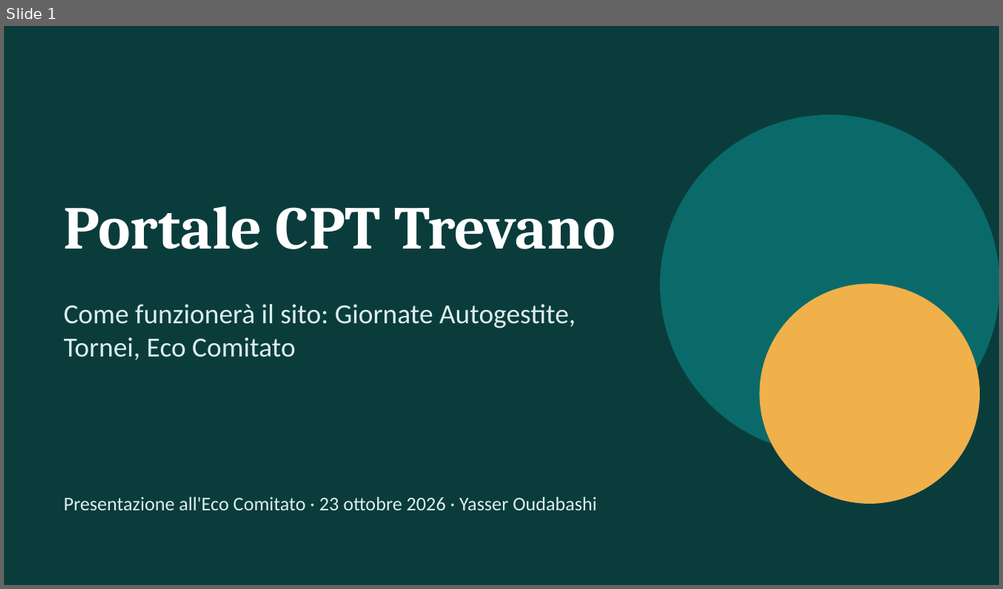
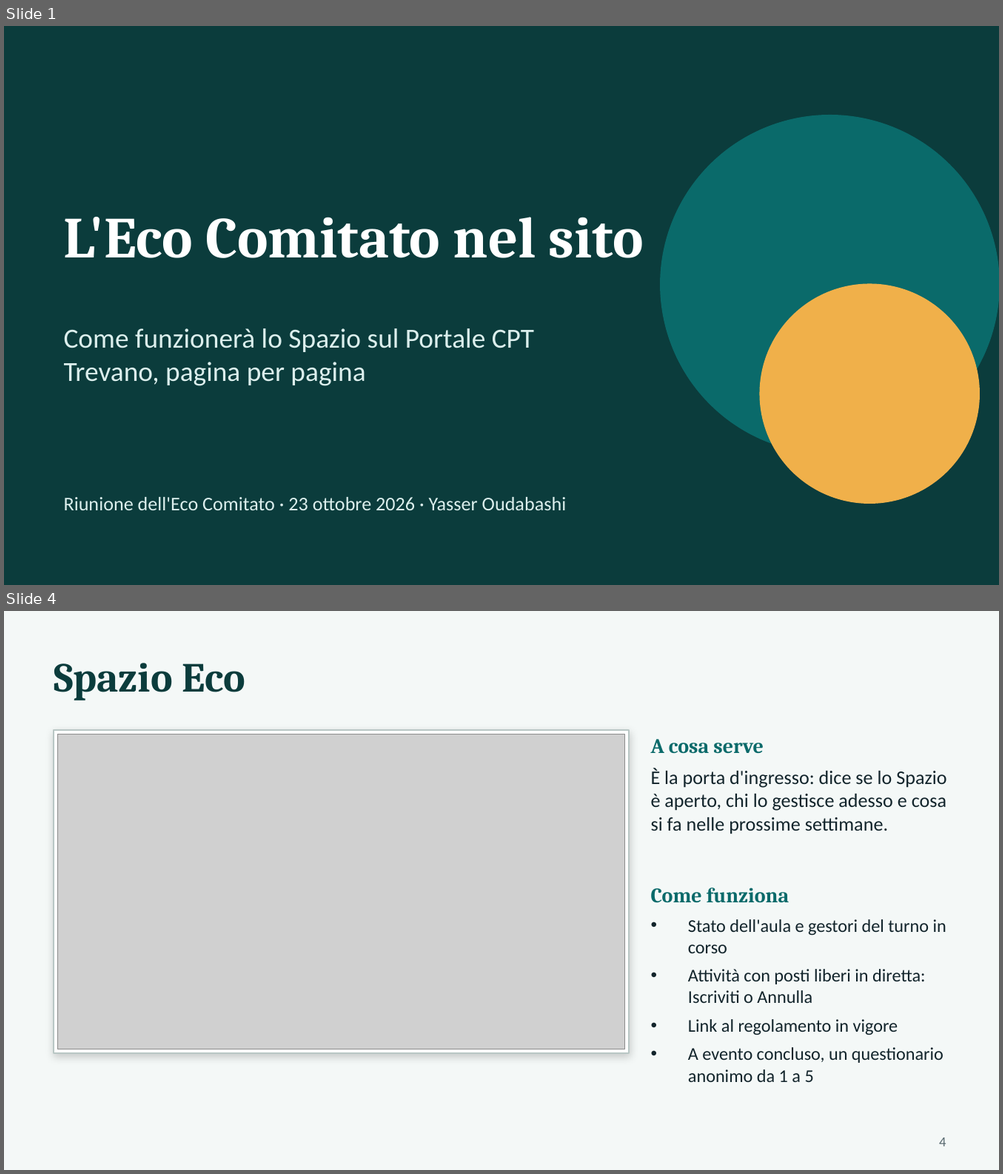
Before and after one commit to YasserOudabashi/CptSite, a slide deck: Presentazione/Presentazione_Sito_23-10-2026.pptx. Shown one above the other, each under a label of ours: slide 1 before the commit, slides 1 and 4 after it; the slides between them are not shown. The pictures are 1003x589 and 1003x1174 pixels, drawn with LibreOffice and Linux fonts; fonts in the diff are those of the drawing; grey boxes stand for pictures. Boxes give left, top, right and bottom in pixels: in the first picture for what was removed or moved away, otherwise in the second. Text is boxed around its words. In the diff, an @@ line names an element or a change of style, - is before the commit and + after.

```diff
--- a/Presentazione/Presentazione_Sito_23-10-2026.pptx
+++ b/Presentazione/Presentazione_Sito_23-10-2026.pptx
@@ slide 4 added at [4,611,999,1170], background #F4F8F7 @@
@@ text added at [54,663,245,701], 30 pt, text #0B3C3C, bold @@
+Spazio Eco
@@ rectangle added at [54,730,629,1054], fill #FFFFFF, outline #B9C7C5 1 pt @@
@@ picture added at [58,735,625,1050] @@
@@ text added at [651,739,763,754], 15 pt, text #0A6A6A, bold @@
+A cosa serve
@@ text added at [651,769,946,834], 14 pt, text #12242B @@
+È la porta d'ingresso: dice se lo Spazio è aperto, chi lo gestisce adesso e cosa si fa nelle prossime settimane.
@@ text added at [651,888,788,903], 15 pt, text #0A6A6A, bold @@
+Come funziona
@@ text added at [688,920,946,1082], 13 pt, text #12242B @@
+• Stato dell'aula e gestori del turno in corso
+• Attività con posti liberi in diretta: Iscriviti o Annulla
+• Link al regolamento in vigore
+• A evento concluso, un questionario anonimo da 1 a 5
@@ page number added at [939,1138,945,1147], 10 pt, text #58696F @@
+4
@@ slide 1 changed as well @@
@@ text at [64,217,643,258]: text changed; size 44 to 42 pt @@
-Portale CPT Trevano
+L'Eco Comitato nel sito
@@ text at [64,329,534,386]: text changed @@
-Come funzionerà il sito: Giornate Autogestite, Tornei, Eco Comitato
+Come funzionerà lo Spazio sul Portale CPT Trevano, pagina per pagina
@@ text at [64,497,566,511]: text changed @@
-Presentazione all'Eco Comitato · 23 ottobre 2026 · Yasser Oudabashi
+Riunione dell'Eco Comitato · 23 ottobre 2026 · Yasser Oudabashi
```
Also in this commit, not shown: 1 other slide changed, 12 other slides added, 10 slides removed, 1 other file.
